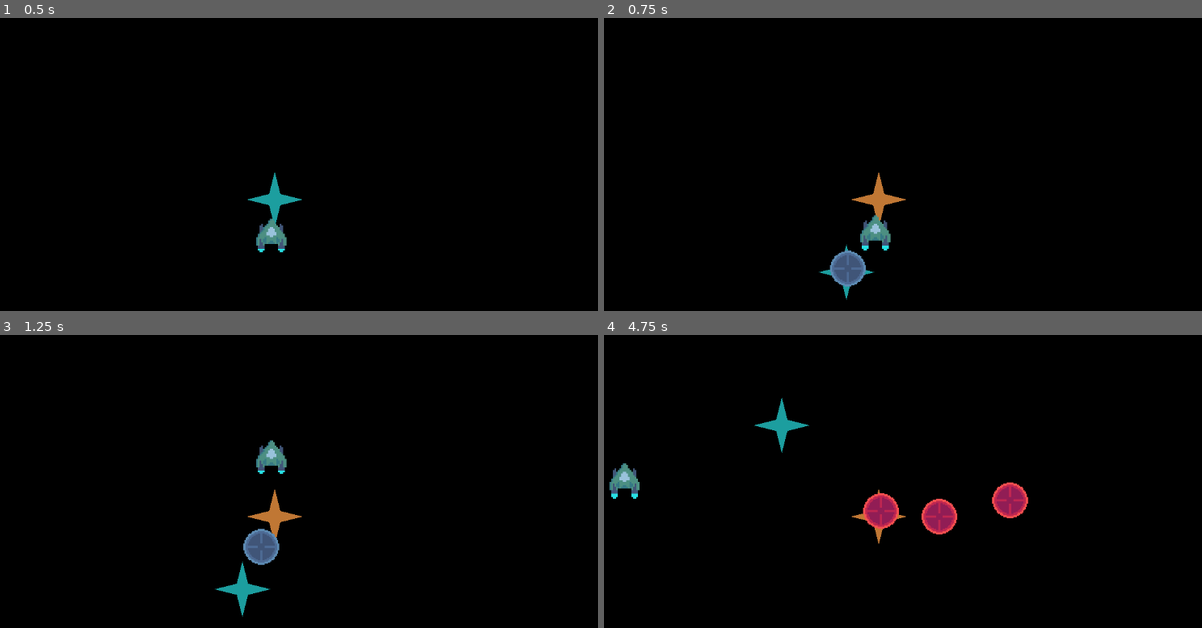
Above: before the commit, frames 1-4 (two rows, left to right).
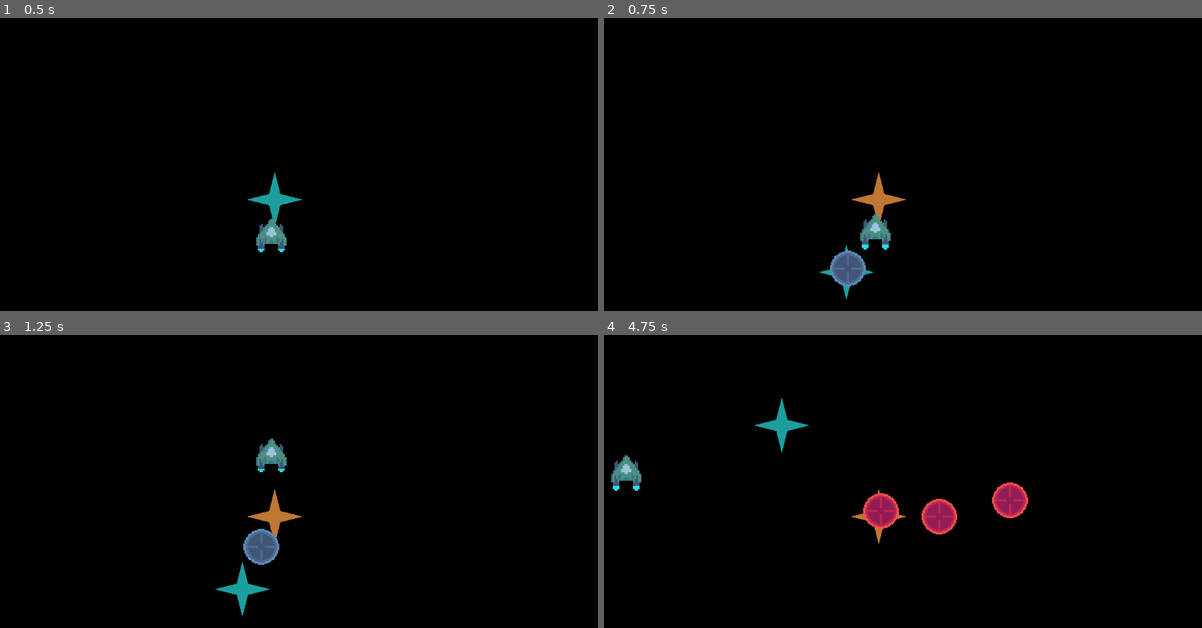
Above: after the commit, the same moments.

Repository: townofdon/godot-physics-test-2d
Game: Godot game, scene res://gameplay.tscn
The game is run twice, just before and just after one commit, with the same random seed, the same clock (stepped at 60 frames per second) and the same inputs.
Inputs (mouse positions are in pixels of both pictures, inside the frame that each line leads up to):
- Up to frame 1 (0.5 s): no input
- Up to frame 2 (0.75 s): move the mouse to (849, 272) at 0.52 s; hold Up (up) from 0.53 s (still down); hold Shift (shift) from 0.53 s (still down); click (849, 272) at 0.67 s
- Up to frame 3 (1.25 s): keep holding Up (up); keep holding Shift (shift)
- Up to frame 4 (4.75 s): release Up (up) at 1.25 s; release Shift (shift) at 1.25 s; drag from (1070, 572) to (849, 589) at 1.27 s; move the mouse to (687, 460) at 2.02 s; hold Left (left) 2.03-2.75 s; hold - (zoom_out) 2.03-2.75 s; drag from (908, 516) to (687, 460) at 2.77 s; move the mouse to (783, 425) at 3.52 s; hold Down (down) 3.53-4.25 s; hold = (zoom_in) 3.53-4.25 s; drag from (1022, 499) to (783, 425) at 4.27 s

Frame 1 is identical in both runs. In frame 2, 0.1% of the frame differs, in the area x 42-48%, y 66-80%; in frame 3, 0.1%; in frame 4, 0.5%, in the area x 0-7%, y 41-56%.

Commit message:
add timeframe independent lerp

Diff:
--- a/core/KinematicStats.gd
+++ b/core/KinematicStats.gd
@@ -16,9 +16,9 @@
 ## max speed the vehicle can reach
 @export var top_speed: float = 600
 ## Determines how fast the vehicle reaches top speed
-@export_range(0.0, 1.0, 0.0001) var top_speed_growth: float = 0.0175
+@export_range(0.0, 80.0, 0.0001, "exp") var top_speed_growth: float = 1.06
 
-@export_category("kinematics")
+@export_category("acceleration")
 ## frequency
 @export_range(0.0001, 10, 0.0001, "exp") var f:float = DEFAULT_F:
 	get:
@@ -64,8 +64,8 @@
 @export var viz = Viz.Show.Vizualizer
 
 @export_category("Drag")
-## Set drag t-value. 0 => no drag, 1 => stops immediately
-@export_range(0.0, 1.0, 0.001) var drag: float = 0.1:
+## Set drag t-value. 0 => no drag, 80 => stops immediately
+@export_range(0.0, 80.0, 0.001, "exp") var drag: float = 0.1:
 	get:
 		return drag
 	set(value):
@@ -73,8 +73,8 @@
 		on_stats_changed.emit()
 
 @export_category("handling")
-## 0 => slowest throttle up, 1 => infinitely fast throttle up
-@export_range(0.001, 1.0, 0.001) var throttle_up_speed: float = 0.2:
+## 0 => slowest throttle up, 1 => fastest throttle up
+@export_range(0.001, 80.0, 0.001, "exp") var throttle_up_speed: float = 0.2:
 	get:
 		return throttle_up_speed
 	set(value):
--- a/core/utils.gd
+++ b/core/utils.gd
@@ -44,3 +44,7 @@
 	if a.is_zero_approx() || b.is_zero_approx():
 		return 0.0
 	return (a.normalized().dot(b.normalized()) + 1) * 0.5
+
+## Lerp with framerate independence using exponential decay
+static func lerpd(a: Variant, b: Variant, t: float, delta: float) -> Variant:
+	return lerp(a, b, 1 - exp(-t * delta))
--- a/entities/motor.gd
+++ b/entities/motor.gd
@@ -61,14 +61,14 @@
 
 	# handle top speed
 	if entity.velocity.length_squared() > stats.speed * stats.speed * 0.9:
-		top_speed_factor = lerp(top_speed_factor, 1.0, stats.top_speed_growth)
+		top_speed_factor = utils.lerpd(top_speed_factor, 1.0, stats.top_speed_growth, delta)
 	else:
 		top_speed_factor = 0
 
 	# calc new velocity
 	var desired_speed:float = lerp(stats.speed, max(stats.speed, stats.top_speed), top_speed_factor)
 	var desired_velocity := throttle * desired_speed * input
-	var momentum = lerp(entity.velocity, Vector2.ZERO, stats.drag)
+	var momentum = utils.lerpd(entity.velocity, Vector2.ZERO, stats.drag, delta)
 	var momentum_alignment:float = utils.dotnorm(momentum, desired_velocity)
 	if momentum_alignment < 0: momentum_alignment = momentum_alignment * -0.25
 	momentum_alignment = clamp(momentum_alignment, 0.1, 0.85)
--- a/resources/kinematics/k_player.tres
+++ b/resources/kinematics/k_player.tres
@@ -6,17 +6,17 @@
 script = ExtResource("1_x2ya6")
 speed = 400.0
 top_speed = 600.0
-top_speed_growth = 0.0175
+top_speed_growth = 1.06
 f = 1.1265
 z = 0.691
 r = 0.0
 use_pole_matching = false
-domain = 0.5
+domain = 3.0
 viz = 0
-drag = 0.015
-throttle_up_speed = 0.12
+drag = 0.907
+throttle_up_speed = 0.724
 throttle_down_time = 0.3
-handling = 0.69
+handling = 0.497
 brake_power = 0.0
 arrive_distance = 50.0
 metadata/_custom_type_script = "uid://2x414g40wwmg"
Not shown, changed: addons/kinematics_viz/editor_property.gd
